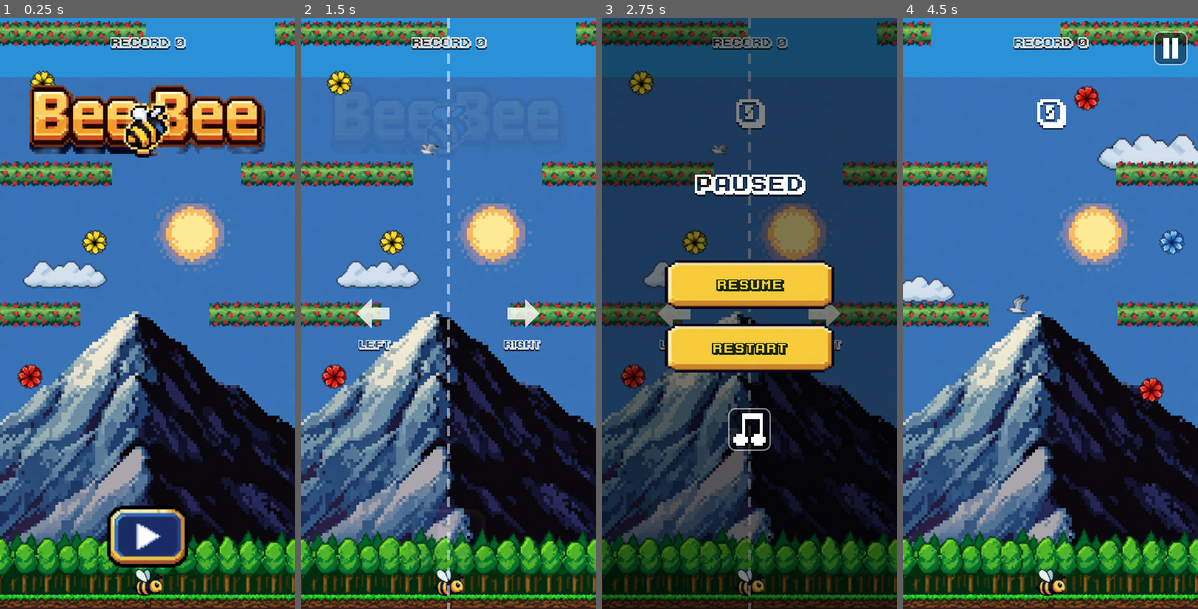
Above: before the commit, frames 1-4 (left to right).
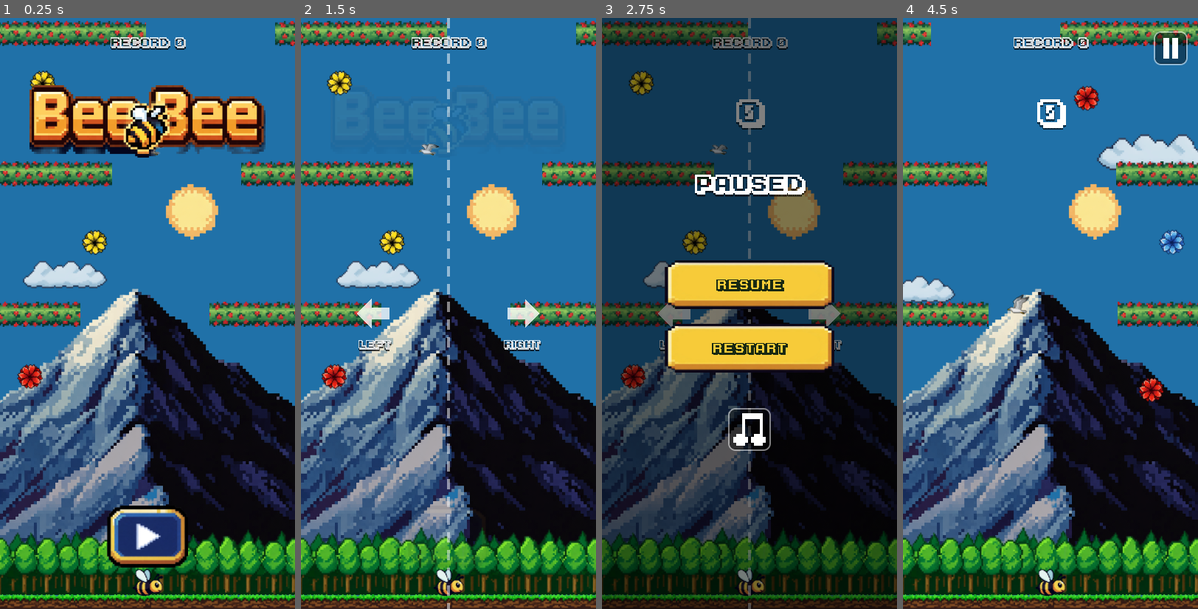
Above: after the commit, the same moments.

Repository: costanoy/bee-bee
Game: Godot game, scene res://scenes/main.tscn
Same seed, same stepped clock (60 frames per second), same inputs: the game is played once before the commit and once after it.
Inputs (mouse positions are in pixels of both pictures, inside the frame that each line leads up to):
- Up to frame 1 (0.25 s): no input
- Up to frame 2 (1.5 s): click (448, 538) at 0.5 s; click (448, 538) at 1.25 s
- Up to frame 3 (2.75 s): click (870, 47) at 2 s
- Up to frame 4 (4.5 s): click "Restart" at 2.75 s; click (1171, 47) at 3.5 s; click "Restart" at 4.25 s

The runs differ from the first frame. In frame 1, 43% of the frame differs, in the area x 0-100%, y 0-98%; in frame 2, 44%; in frame 3, 14%; in frame 4, 46%.

Commit message:
Move the mountain to the horizon: slow parallax sink, fades out at dusk
Third design for this background element. The mountain (with its own
painted sun, now on a transparent background instead of carrying its
own sky) moves from a world-space sprite into sky.gd as a screen-space
horizon element, alongside the flat color fills and stars.

Rather than scrolling away at the normal 1:1 rate everything else
does, it sinks down the screen at a small fraction of the real climb
rate (MOUNTAIN_PARALLAX = 0.015, so climbing 1000px only sinks it
15px) — the bee's own progress reads as gaining enough altitude that
the horizon is dropping away below it, not as the mountain being left
behind in the usual few hundred pixels. It fades out across the same
DAY_TO_DUSK window (90-270s) the sky itself starts dimming in, so
it's gone once night visibly begins rather than lingering into it —
reuses the exact t1 fraction already driving day_rect, no separate
schedule to keep in sync.

The parallax reference (camera_y at zero climb) is captured lazily on
the first update() call after a reset rather than in reset_run()
itself, since main.gd hasn't settled on this run's actual cold-start
camera_y by the time reset_run() fires.

Also darkened the flat day-sky color per feedback (42,145,216) ->
(32,113,168), same hue, about 22% darker.

Verified: the reference capture and per-frame sink math against hand
worked-out expectations (climbing 2000px sinks it by exactly 30px, not
2000); the fade alpha matches day_rect's own at t=90/180/270s (1.0 /
0.5 / 0.0) independent of score; reset_run() re-arms the reference
capture; and a real autopiloted flight (3000px, score 19) shows the
mountain sinking smoothly with elapsed time advancing normally.

Co-Authored-By: Claude Sonnet 5 <noreply@anthropic.com>

Diff:
--- a/scripts/main.gd
+++ b/scripts/main.gd
@@ -120,22 +120,9 @@
 const GROUND_GRASS_Y1 := 494.0
 const TREES_CANVAS_W := 1568.0
 const TREES_BOTTOM_Y := 636.0
-# The mountain is a plain painted rectangle (sky included), not a cropped
-# content box — it sits in world space like ground/trees so it scrolls
-# away and is gone for good once climbed past, instead of a screen-fixed
-# backdrop that would just sit there forever at the same spot on screen.
-const MOUNTAIN_CANVAS_W := 768.0
-const MOUNTAIN_CANVAS_H := 1344.0
-# Tried scaling the whole image up so the painted sun lines up with
-# score 25's altitude (score 25 -> world y -4855, worked out the same
-# way as below) — reverted. At the ~5.17x that took, the cold-start view
-# landed on the image's own dark, noisy rock-shadow base blown up into a
-# blocky mess, and the "reached" sun turned into a flat blob nearly as
-# tall as the screen, since its size scales right along with distance.
-# One static image can't both sit at a normal size AND be reached at a
-# specific altitude — that needs either a separate sun element or a
-# looser target. Back to a plain, screen-width scale for now.
-const MOUNTAIN_SCALE := SCREEN_W / MOUNTAIN_CANVAS_W
+# The mountain (with its own sun) now lives in sky.gd instead — a
+# screen-space horizon element that sinks slowly as the bee climbs
+# rather than a world sprite that scrolls away at the normal 1:1 rate.
 
 var state: State = State.START
 # The stretch mode is keep_width: the world is always 400 wide, and a phone
@@ -170,7 +157,6 @@
 var sky: Node
 var ground_sprite: Sprite2D
 var trees_sprite: Sprite2D
-var mountain_sprite: Sprite2D
 
 var pixel_font: FontFile
 
@@ -312,9 +298,6 @@
 	if trees_sprite:
 		trees_sprite.queue_free()
 		trees_sprite = null
-	if mountain_sprite:
-		mountain_sprite.queue_free()
-		mountain_sprite = null
 
 
 func _reset_to_ground_scene() -> void:
@@ -331,18 +314,6 @@
 
 	var ground_y := 0.0
 	var ground_scale: float = SCREEN_W / GROUND_CANVAS_W
-
-	# Sits behind trees, its own base flush with the ground so the climb
-	# reveals it the same way it reveals everything else, then leaves it
-	# behind for good — no parallax, no re-trigger, just one static sprite
-	# like ground/trees that scrolls out of view and stays gone.
-	mountain_sprite = Sprite2D.new()
-	mountain_sprite.texture = load("res://art/mountain_day.png")
-	mountain_sprite.centered = false
-	mountain_sprite.scale = Vector2.ONE * MOUNTAIN_SCALE
-	mountain_sprite.position = Vector2(0.0, ground_y - MOUNTAIN_CANVAS_H * MOUNTAIN_SCALE)
-	mountain_sprite.z_index = -2
-	add_child(mountain_sprite)
 
 	trees_sprite = Sprite2D.new()
 	trees_sprite.texture = load("res://art/trees.png")
@@ -468,7 +439,7 @@
 		_:
 			pass
 
-	sky.update(delta, state == State.START or state == State.STARTING, elapsed, score)
+	sky.update(delta, state == State.START or state == State.STARTING, elapsed, score, camera_y)
 
 
 func _update_playing(delta: float) -> void:
--- a/scripts/sky.gd
+++ b/scripts/sky.gd
@@ -40,6 +40,21 @@
 	".X.",
 ]
 
+# The mountain (with its own painted sun) sits at "the horizon" — a
+# screen-space element, not a world sprite, so it doesn't scroll away at
+# the normal 1:1 rate the way ground/trees do. It creeps DOWN the screen
+# as the bee climbs, at a small fraction of the real climb rate: the
+# bee's own progress reads as if it's flying so high the horizon is
+# sinking away below it, rather than the mountain just being left behind
+# in the usual few hundred pixels. It fades out across the same
+# DAY_TO_DUSK window the sky itself starts dimming in, so it's gone by
+# the time night visibly begins rather than lingering into it.
+const MOUNTAIN_CANVAS_W := 768.0
+const MOUNTAIN_CANVAS_H := 1344.0
+const MOUNTAIN_SCALE := 400.0 / MOUNTAIN_CANVAS_W  # fills the 400-wide screen
+const MOUNTAIN_BASE_BOTTOM_Y := 750.0
+const MOUNTAIN_PARALLAX := 0.015
+
 var layer: CanvasLayer
 var start_rect: TextureRect
 var day_rect: TextureRect
@@ -52,6 +67,10 @@
 var star_speeds: Array[float] = []
 var sky_time := 0.0
 
+var mountain: Sprite2D
+var mountain_ref_camera_y := 0.0
+var mountain_ref_set := false
+
 var moon_spawned := false
 var jupiter_spawned := false
 var ship_spawned := false
@@ -77,6 +96,13 @@
 	fade_rect.modulate.a = 0.0
 	night_rect.modulate.a = 0.0
 	start_rect.modulate.a = 1.0
+
+	mountain = Sprite2D.new()
+	mountain.texture = load("res://art/mountain_day.png")
+	mountain.centered = false
+	mountain.scale = Vector2.ONE * MOUNTAIN_SCALE
+	mountain.position = Vector2(0.0, MOUNTAIN_BASE_BOTTOM_Y - MOUNTAIN_CANVAS_H * MOUNTAIN_SCALE)
+	layer.add_child(mountain)
 
 	_build_stars()
 
@@ -154,7 +180,7 @@
 	return rect
 
 
-func update(delta: float, is_start_phase: bool, elapsed_time: float, score: int) -> void:
+func update(delta: float, is_start_phase: bool, elapsed_time: float, score: int, camera_y: float) -> void:
 	var target_start: float = 1.0 if is_start_phase else 0.0
 	start_rect.modulate.a = move_toward(start_rect.modulate.a, target_start, delta * 2.0)
 
@@ -164,6 +190,18 @@
 	day_rect.modulate.a = 1.0 - t1
 	fade_rect.modulate.a = clamp(t1 - t2, 0.0, 1.0)
 	night_rect.modulate.a = t2
+
+	# Captured lazily rather than in reset_run(), which fires before
+	# main.gd has settled on this run's actual cold-start camera_y — first
+	# call after a reset just adopts whatever camera_y it sees as "no
+	# climb yet" and every later call measures against that.
+	if not mountain_ref_set:
+		mountain_ref_camera_y = camera_y
+		mountain_ref_set = true
+	var climbed: float = mountain_ref_camera_y - camera_y
+	mountain.position.y = (MOUNTAIN_BASE_BOTTOM_Y - MOUNTAIN_CANVAS_H * MOUNTAIN_SCALE) \
+		+ MOUNTAIN_PARALLAX * climbed
+	mountain.modulate.a = 1.0 - t1
 
 	# Tied to the same t2 that drives the night backdrop, so stars are
 	# always exactly as visible as the sky they're sitting in front of —
@@ -206,3 +244,4 @@
 	moon_spawned = false
 	jupiter_spawned = false
 	ship_spawned = false
+	mountain_ref_set = false
Binary file changed: art/bg_day.png
Binary file changed: art/mountain_day.png
